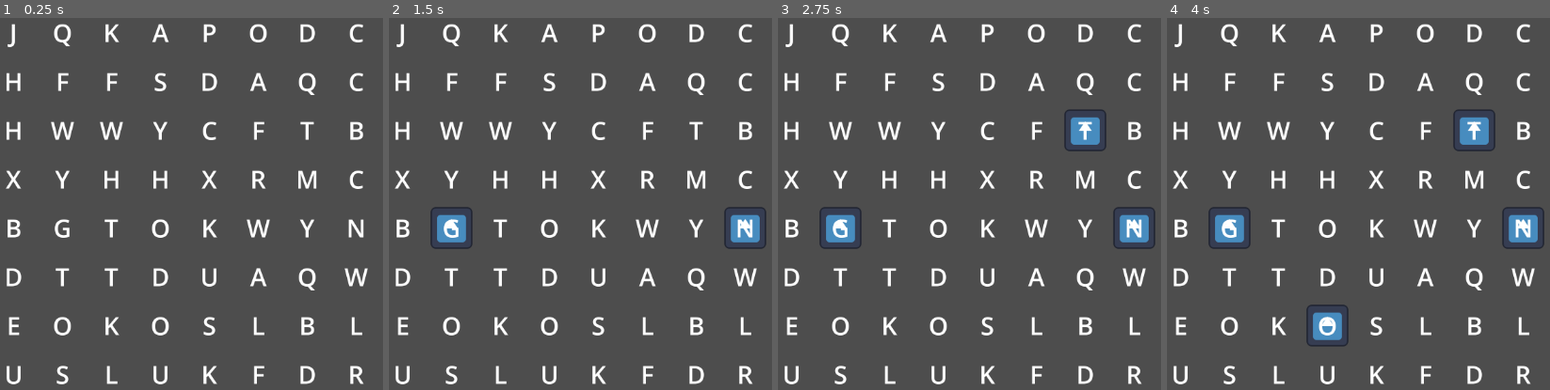
Above: before the commit, frames 1-4 (left to right).
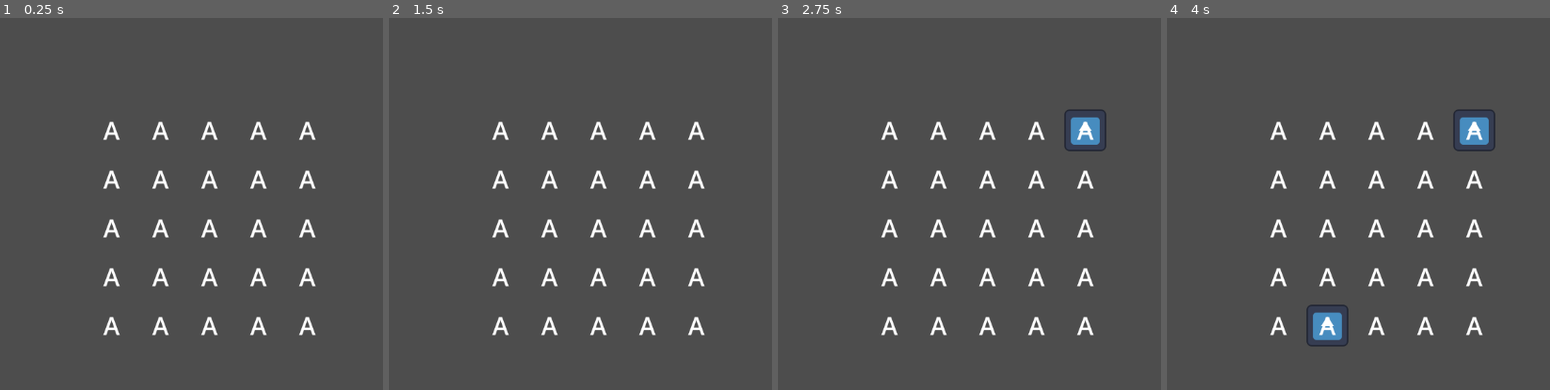
Above: after the commit, the same moments.

Repository: Pixlent/raining-words
Game: Godot game, scene res://scenes/game.tscn
Two runs of this game, one before a commit and one after it. Both use one fixed random seed, a clock stepped at 60 frames per second and the inputs below. The engine's default icon, where the game draws it, is replaced by a stand-in: a white triangle on a blue panel in a dark square.
Inputs (mouse positions are in pixels of both pictures, inside the frame that each line leads up to):
- Up to frame 1 (0.25 s): no input
- Up to frame 2 (1.5 s): tap Enter at 0.5 s; move the mouse to (764, 207) at 0.52 s; press the mouse at (764, 207) at 0.53 s; tap Space at 1.25 s; move the mouse to (446, 248) at 1.27 s; release the mouse at (446, 248) at 1.28 s; click (446, 248) at 1.35 s
- Up to frame 3 (2.75 s): tap Enter at 2 s; move the mouse to (1061, 133) at 2.02 s; press the mouse at (1061, 133) at 2.03 s
- Up to frame 4 (4 s): tap Space at 2.75 s; move the mouse to (1339, 311) at 2.77 s; release the mouse at (1339, 311) at 2.78 s; click (1339, 311) at 2.85 s; tap Enter at 3.5 s; move the mouse to (outside the picture) at 3.52 s; press the mouse at (outside the picture) at 3.53 s

The runs differ from the first frame. In frame 1, 7.4% of the frame differs, in the area x 1-97%, y 1-99%; in frame 2, 8.7%, in the area x 1-99%, y 1-99%; in frame 3, 8.6%; in frame 4, 8.6%.

Commit message:
feat: change drag to click, random word

Diff:
--- a/project.godot
+++ b/project.godot
@@ -30,3 +30,8 @@
 "events": [Object(InputEventMouseButton,"resource_local_to_scene":false,"resource_name":"","device":-1,"window_id":0,"a …(253 unchanged characters)…
 ]
 }
+
+[rendering]
+
+renderer/rendering_method="gl_compatibility"
+renderer/rendering_method.mobile="gl_compatibility"
--- a/scripts/autoload/word_dictionary.gd
+++ b/scripts/autoload/word_dictionary.gd
@@ -13,16 +13,16 @@
 			# Process each line here
 			if line.contains("%"):
 				continue
-			if line.length() > 2:
+			if line.length() == 5:
 				words.insert(line)
 		file.close()
 	else:
 		print("File not found: " + WORD_LIST_PATH)
 	print("Counted " + str(words.count_words()) + " words")
 
-func contains_word():
-	pass
+func contains_word(word: String) -> bool:
+	return words.contains(word.to_lower())
 
 func generate_random_word():
-
+	return words.generate_random_word()
 	pass
--- a/scripts/grid.gd
+++ b/scripts/grid.gd
@@ -3,7 +3,7 @@
 
 const TILE = preload("res://scenes/tile.tscn")
 const GRID_SPACING: int = 150
-const GRID_SIZE: int = 8
+const GRID_SIZE: int = 5
 
 var tiles: Dictionary = {}
 var selection: Array = []
@@ -12,13 +12,26 @@
 
 # Called when the node enters the scene tree for the first time.
 func _ready():
+	var possible_positions: Array = []
+
 	for x in GRID_SIZE:
 		for y in GRID_SIZE:
+			possible_positions.append(Vector2(x, y))
+
+	for i in 5:
+		var word: String = WordDictionary.generate_random_word()
+
+		for letter in 5:
+			var random_pos: Vector2 = possible_positions.pick_random()
 			var tile = TILE.instantiate()
+
+			possible_positions.erase(random_pos)
+
+			tile.label = word[letter]
 			tile.grid = self
-			tile.pos = Vector2(x, y)
-			tile.position = Vector2((x-(GRID_SIZE/2)) * GRID_SPACING, (y-(GRID_SIZE/2)) * GRID_SPACING)
-			tiles.merge({Vector2(x, y):tile})
+			tile.pos = random_pos
+			tile.position = Vector2((random_pos.x-(GRID_SIZE/2)) * GRID_SPACING, (random_pos.y-(GRID_SIZE/2)) * GRID_SPACING)
+			tiles.merge({random_pos:tile})
 			add_child(tile)
 
 	pass # Replace with function body.
@@ -28,12 +41,29 @@
 	pass
 
 func _input(event):
-	if Input.is_action_pressed("left_mouse_button"):
+	if event.is_action_pressed("left_mouse_button"):
 		var tile: Tile = get_tile_at_mouse_position()
 		if !tile:
 			return
-		print(tile.position)
-		tile.select()
+		if !tile.selected:
+			selection.append(tile)
+			tile.select()
+			print("Added letter " + tile.label.text + " to selection")
+
+		if selection.size() == 5:
+			var word: String = ""
+			for entry: Tile in selection:
+				word = word + entry.label.text
+			if WordDictionary.contains_word(word):
+				print("Selection ended: " + word)
+				for entry: Tile in selection:
+					entry.queue_free()
+					entry.erase(entry.pos)
+			else:
+				print("Selection ended and word doesn't exist: " + word)
+				for entry: Tile in selection:
+					entry.deselect()
+			selection.clear()
 
 func erase_tile(pos: Vector2):
 	var tile = tiles.get(pos)
@@ -45,7 +75,7 @@
 	#tile.queue_free()
 	#tiles.erase(pos)
 
-	print("Tile selected: " + str(pos))
+	#print("Tile selected: " + str(pos) + " - " + str(tile.label.text))
 
 func get_tile(pos: Vector2):
 	return tiles.get(pos)
--- a/scripts/tile.gd
+++ b/scripts/tile.gd
@@ -12,7 +12,8 @@
 
 # Called when the node enters the scene tree for the first time.
 func _ready():
-	label.text = String.chr(random.randi_range(65, 90))
+	#label.text = String.chr(random.randi_range(65, 90))
+	pass
 
 # Called every frame. 'delta' is the elapsed time since the previous frame.
 func _process(delta):
@@ -24,3 +25,8 @@
 		selected = true
 		sprite_2d.show()
 		grid.erase_tile(pos)
+
+func deselect():
+	if selected:
+		selected = false
+		sprite_2d.hide()
--- a/scripts/utils/trie.gd
+++ b/scripts/utils/trie.gd
@@ -16,7 +16,7 @@
 func count_words():
 	return word_count
 
-func contains(word: String):
+func contains(word: String) -> bool:
 	var node = root
 	for letter in word:
 		if not node.has(letter):
@@ -24,10 +24,36 @@
 		node = node[letter]
 	return node.has('*')
 
-func starts_with(prefix: String):
+func starts_with(prefix: String) -> bool:
 	var node = root
 	for letter in prefix:
 		if not node.has(letter):
 			return false
 		node = node[letter]
 	return true
+
+func generate_random_word() -> String:
+	var word = ""
+	var node = root
+
+	while true:
+		# Get all possible next letters (including end-of-word marker '*')
+		var choices = node.keys()
+
+		# If we've reached a dead end (shouldn't happen in a proper trie)
+		if choices.is_empty():
+			return word if word else "ERROR: Empty trie"
+
+		# Randomly choose the next letter or end the word
+		var choice = choices[randi() % choices.size()]
+
+		# If we've reached the end of a word, return it
+		if choice == '*':
+			return word
+
+		# Otherwise, add the letter to our word and continue
+		word += choice
+		node = node[choice]
+
+	# This line should never be reached
+	return "ERROR: Unexpected end of trie"
